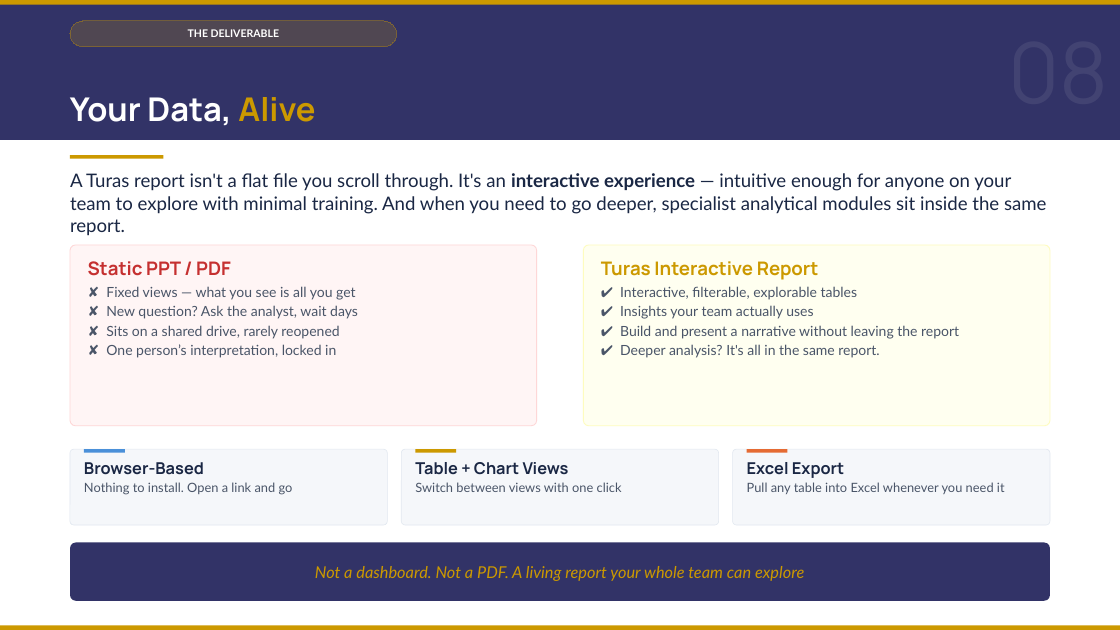
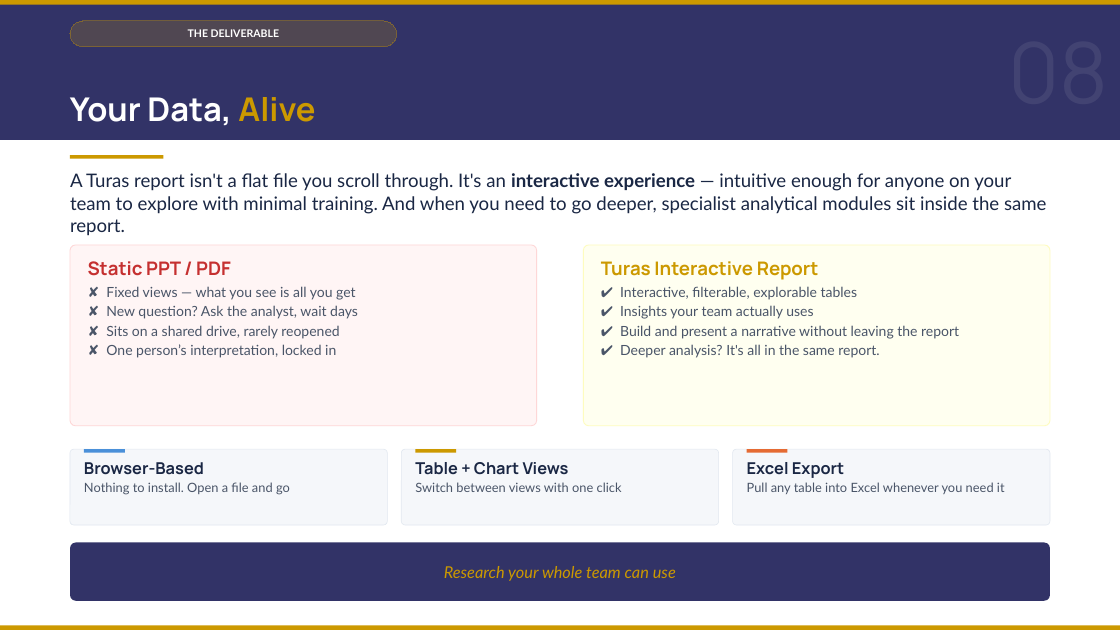
Before and after one commit to DuncanRBrett/Turas, a slide deck: slide 9 of docs/marketing/Introducing Turas to clients.pptx. Drawn at 1120x630 pixels with LibreOffice and Linux fonts; fonts in the diff are those of the drawing. Boxes give left, top, right and bottom in pixels: in the first picture for what was removed or moved away, otherwise in the second. Text is boxed around its words. In the diff, an @@ line names an element or a change of style, - is before the commit and + after.

```diff
--- a/docs/marketing/Introducing Turas to clients.pptx
+++ b/docs/marketing/Introducing Turas to clients.pptx
@@ text at <box>84,482,290,494</box>: text changed @@
-Nothing to install. Open a link and go
+Nothing to install. Open a file and go
@@ text in rounded rectangle at <box>444,566,676,581</box>: text changed @@
-Not a dashboard. Not a PDF. A living report your whole team can explore
+Research your whole team can use
```
Also in this commit, not shown: 3 other slides changed.
